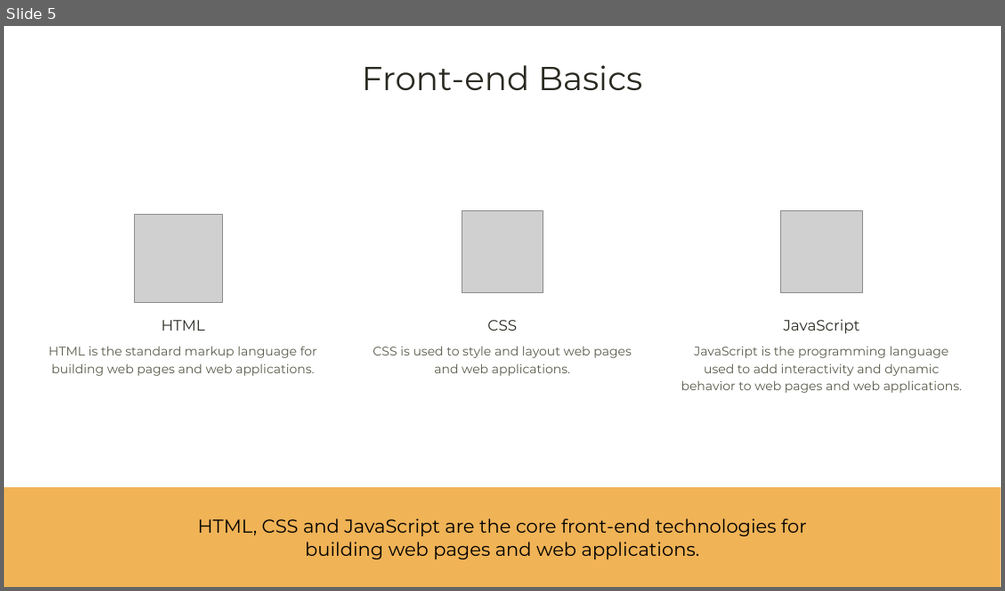
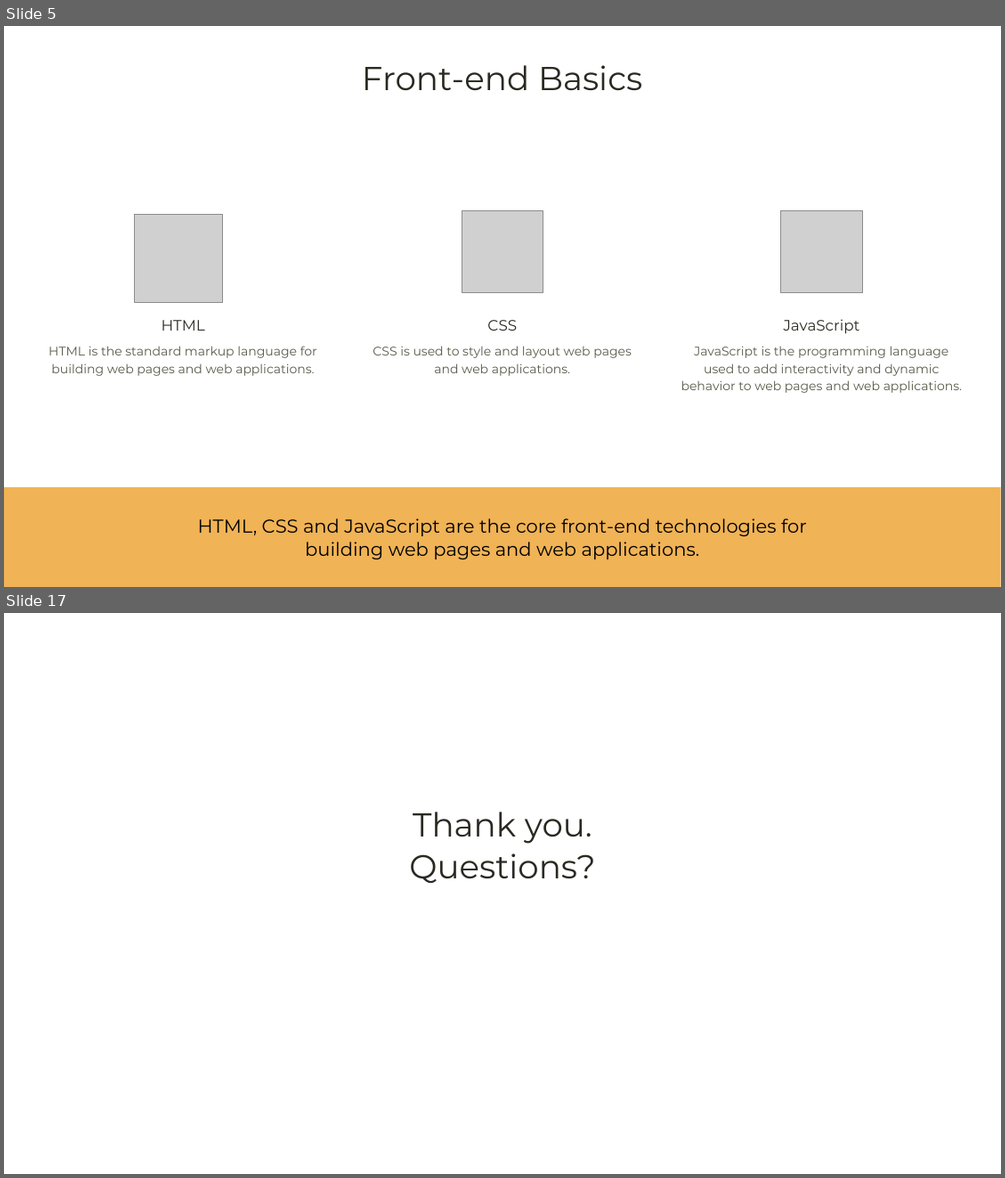
Before and after one commit to jgongala/Research-Flask-and-Django, a slide deck: Presentation/Exploring Web Development with Python.pptx. Shown one above the other, each under a label of ours: slide 5 before the commit, slides 5 and 17 after it; the slides between them are not shown. The pictures are 1005x591 and 1005x1178 pixels, drawn with LibreOffice and Linux fonts; fonts in the diff are those of the drawing; grey boxes stand for pictures. Boxes give left, top, right and bottom in pixels: in the first picture for what was removed or moved away, otherwise in the second. Text is boxed around its words. In the diff, an @@ line names an element or a change of style, - is before the commit and + after.

```diff
--- a/Presentation/Exploring Web Development with Python.pptx
+++ b/Presentation/Exploring Web Development with Python.pptx
@@ slide 17 added at box(4, 613, 1001, 1174), background #FFFFFF @@
@@ text added at box(409, 811, 595, 883), 31.9 pt, text #2A2921 @@
+Thank you.
+Questions?
```
Also in this commit, not shown: 2 slides changed, 1 other file.
